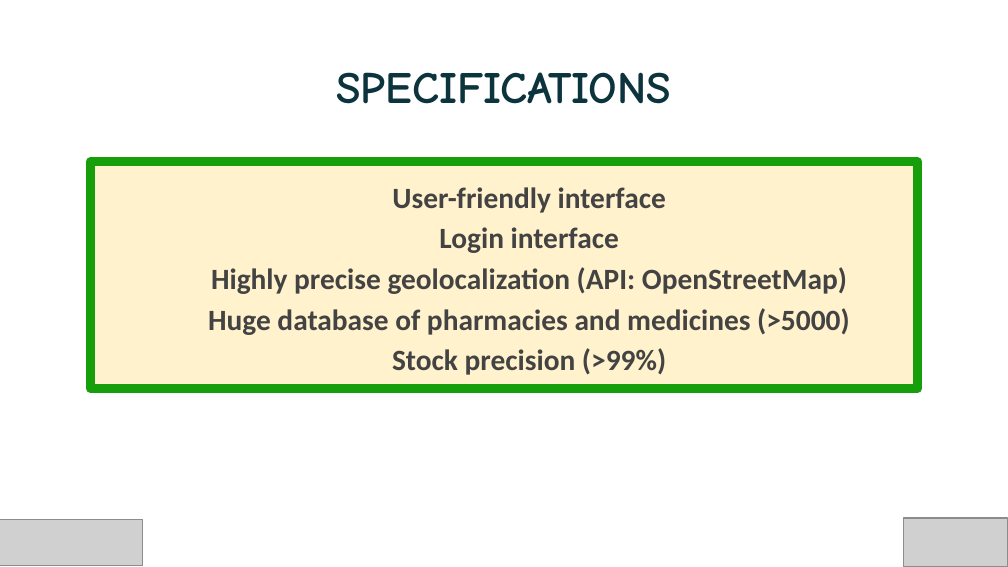
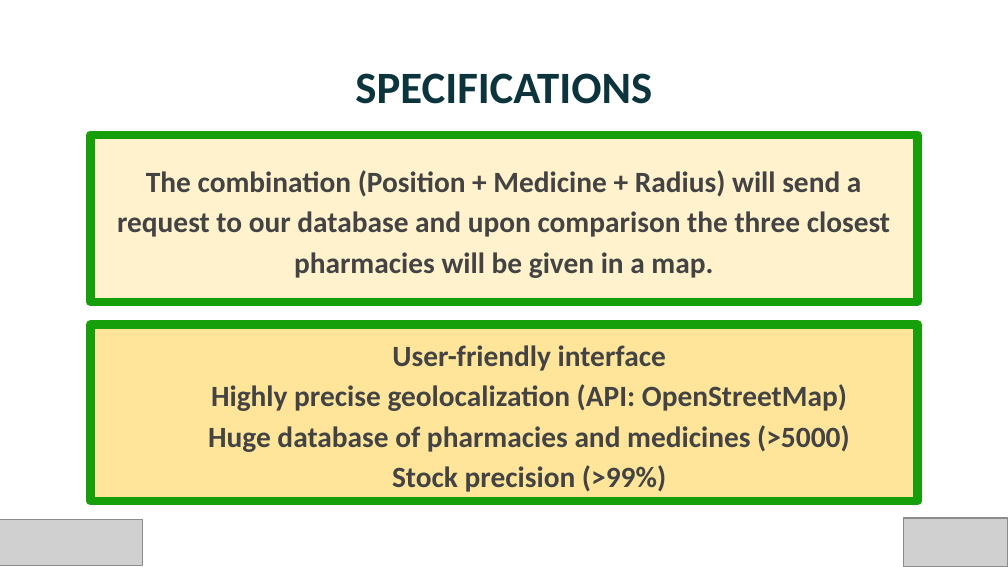
Before and after one commit to Elsamarsantos/PharmaFriend, a slide deck: slide 9 of PharmaFriend.pptx (slide 11 before the commit). Drawn at 1008x567 pixels with LibreOffice and Linux fonts; fonts in the diff are those of the drawing; grey boxes stand for pictures; background and template pictures are left out. Boxes give left, top, right and bottom in pixels: in the first picture for what was removed or moved away, otherwise in the second. Text is boxed around its words. In the diff, an @@ line names an element or a change of style, - is before the commit and + after.

```diff
--- a/PharmaFriend.pptx
+++ b/PharmaFriend.pptx
@@ title "SPECIFICATIONS" at box(355, 73, 652, 104): font Comic Neue to Calibri @@
@@ rectangle added at box(91, 135, 918, 302), fill #FFF2CC, outline #179E0B 6 pt, 21 pt, text #434343, bold @@
+The combination (Position + Medicine + Radius) will send a request to our database and upon comparison the three closest pharmacies will be given in a map.
@@ text in rectangle at box(439, 227, 619, 253): paragraph removed @@
-Login interface
@@ rectangle "User-friendly interface": place and size @@
-rectangle "User-friendly interface" at box(91, 161, 918, 388)
+rectangle "User-friendly interface" at box(91, 325, 918, 501)
@@ rectangle "User-friendly interface" at box(91, 325, 918, 501): fill #FFF2CC to #FFE599 @@
```
Also in this commit, not shown: 13 other slides changed, 1 slide removed, 2 other files.
